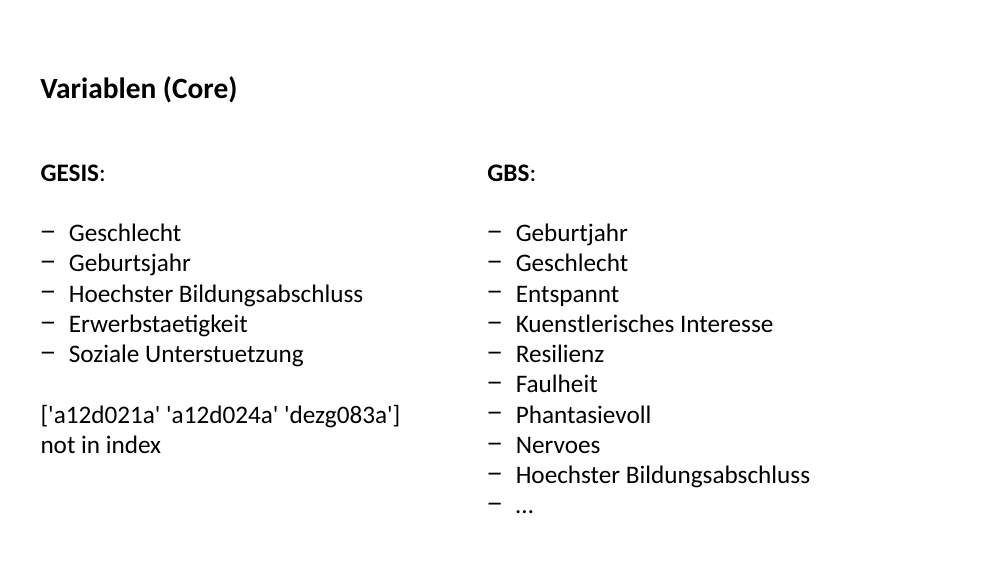
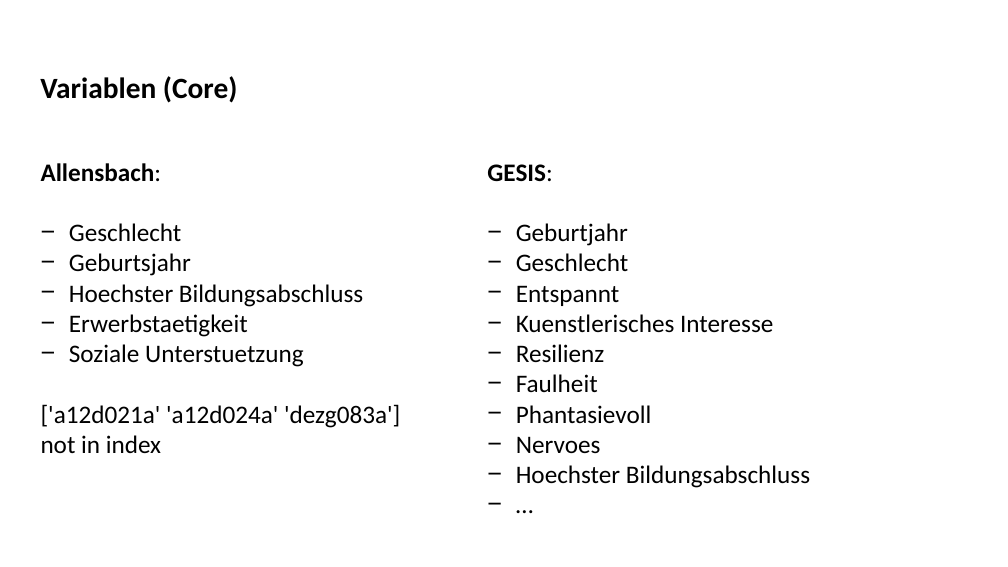
Before and after one commit to laksannathan/maximal-representative-sampling, a slide deck: slide 7 of 28_05_slides.pptx. Drawn at 1008x567 pixels with LibreOffice and Linux fonts; fonts in the diff are those of the drawing. Boxes give left, top, right and bottom in pixels: in the first picture for what was removed or moved away, otherwise in the second. Text is boxed around its words. In the diff, an @@ line names an element or a change of style, - is before the commit and + after.

```diff
--- a/28_05_slides.pptx
+++ b/28_05_slides.pptx
@@ text at (41, 163, 162, 182): text changed @@
-GESIS:
+Allensbach:
@@ text at (487, 164, 552, 181): text changed @@
-GBS:
+GESIS:
```
Also in this commit, not shown: 3 other files.
